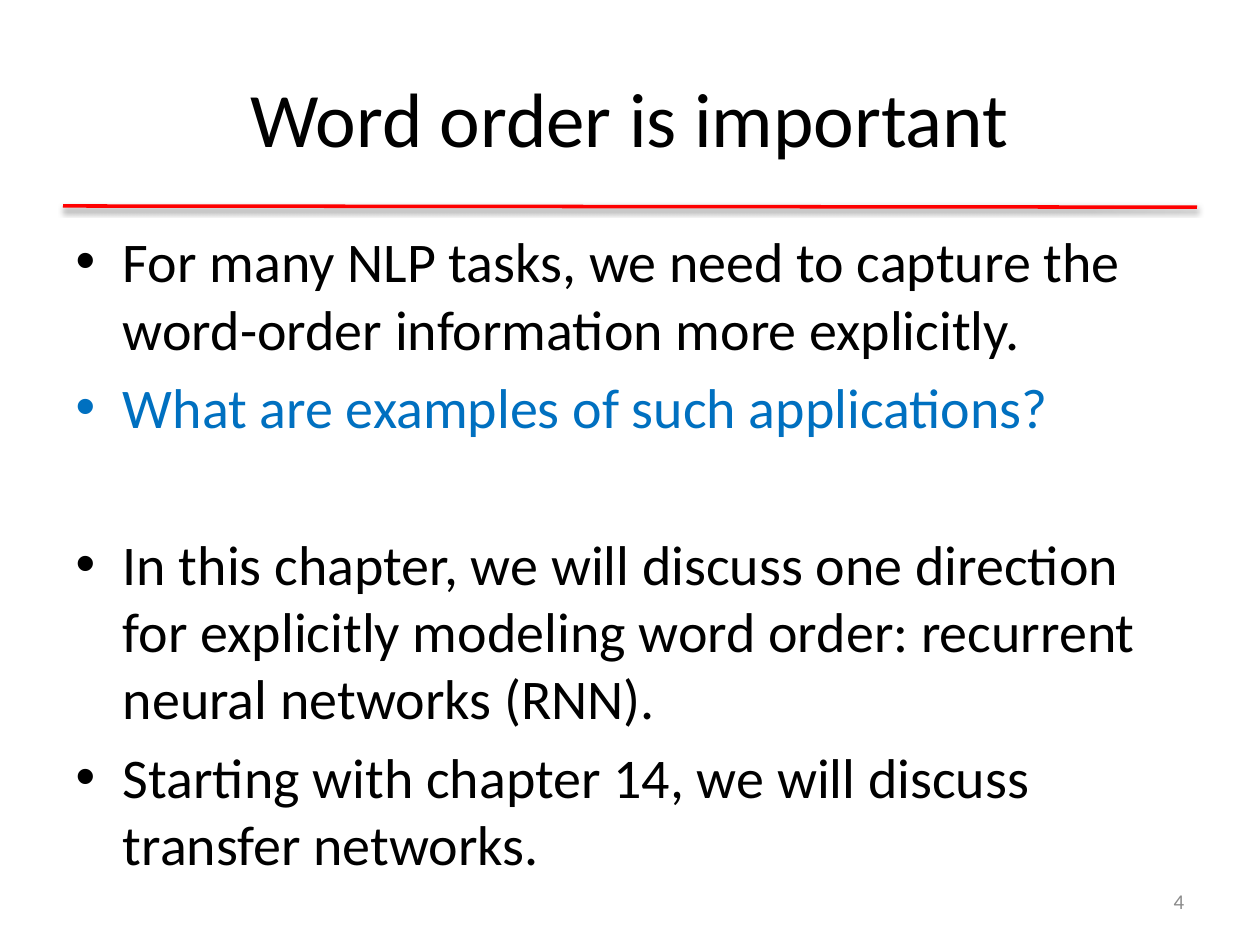
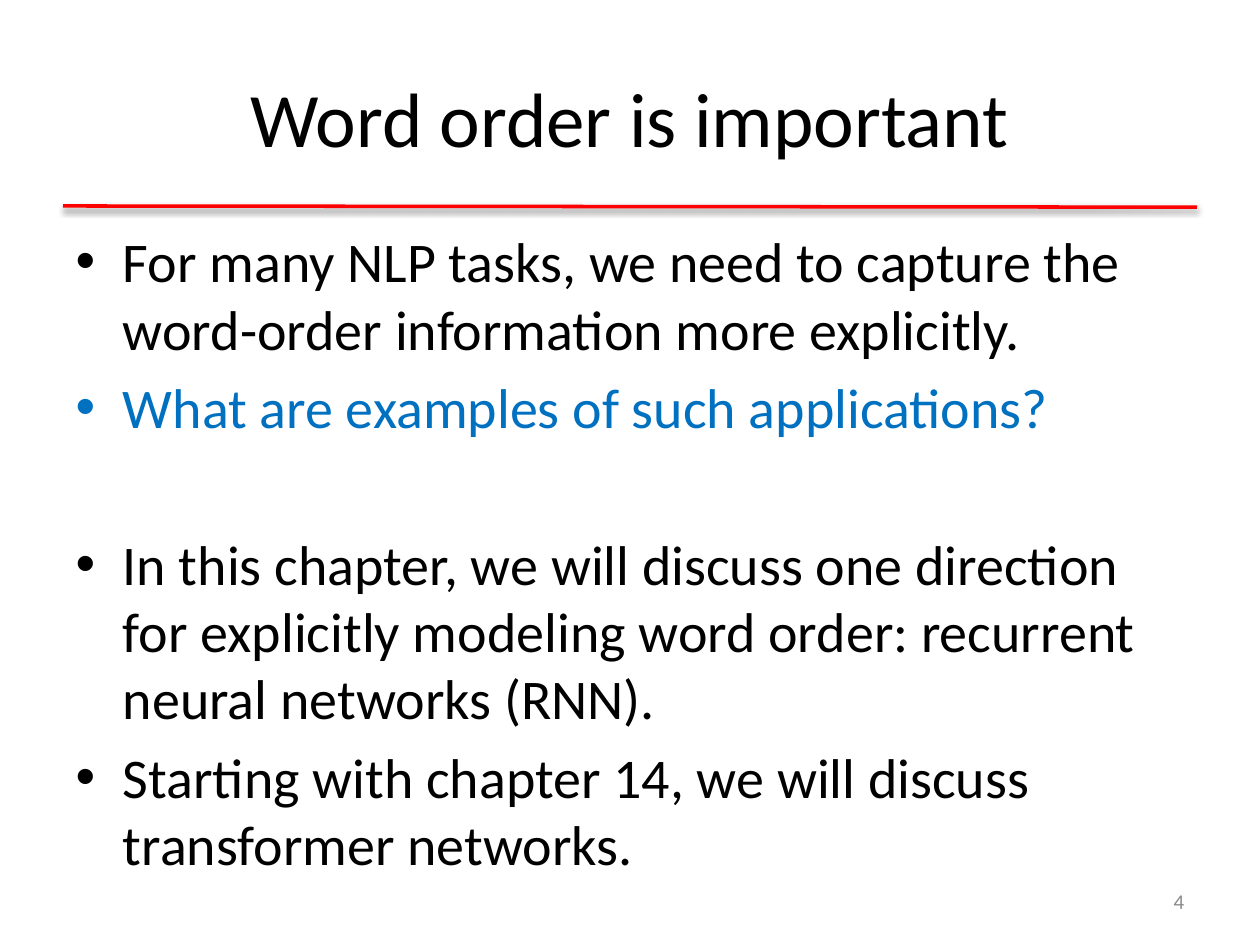
Before and after one commit to clulab/gentlenlp, a slide deck: slide 4 of docs/slides/nnintro-ch10-rnn.pptx. Drawn at 1260x945 pixels with LibreOffice and Linux fonts; fonts in the diff are those of the drawing. Boxes give left, top, right and bottom in pixels: in the first picture for what was removed or moved away, otherwise in the second. Text is boxed around its words. In the diff, an @@ line names an element or a change of style, - is before the commit and + after.

```diff
--- a/docs/slides/nnintro-ch10-rnn.pptx
+++ b/docs/slides/nnintro-ch10-rnn.pptx
@@ text at (123, 759, 1029, 866): text changed @@
-• Starting with chapter 14, we will discuss transfer networks.
+• Starting with chapter 14, we will discuss transformer networks.
```
Also in this commit, not shown: 1 other file.
